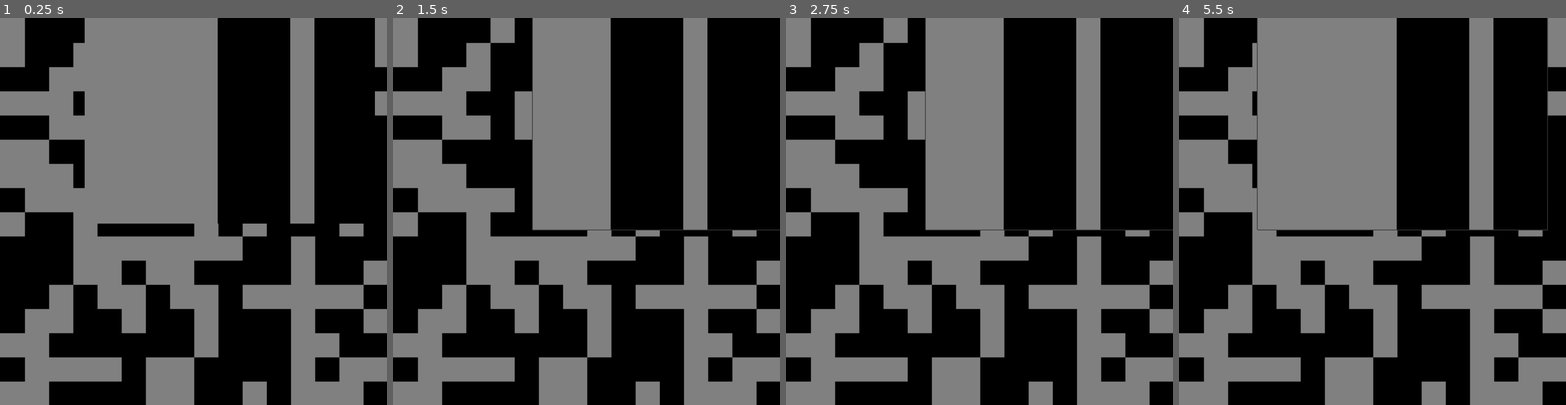
Above: before the commit, frames 1-4 (left to right).
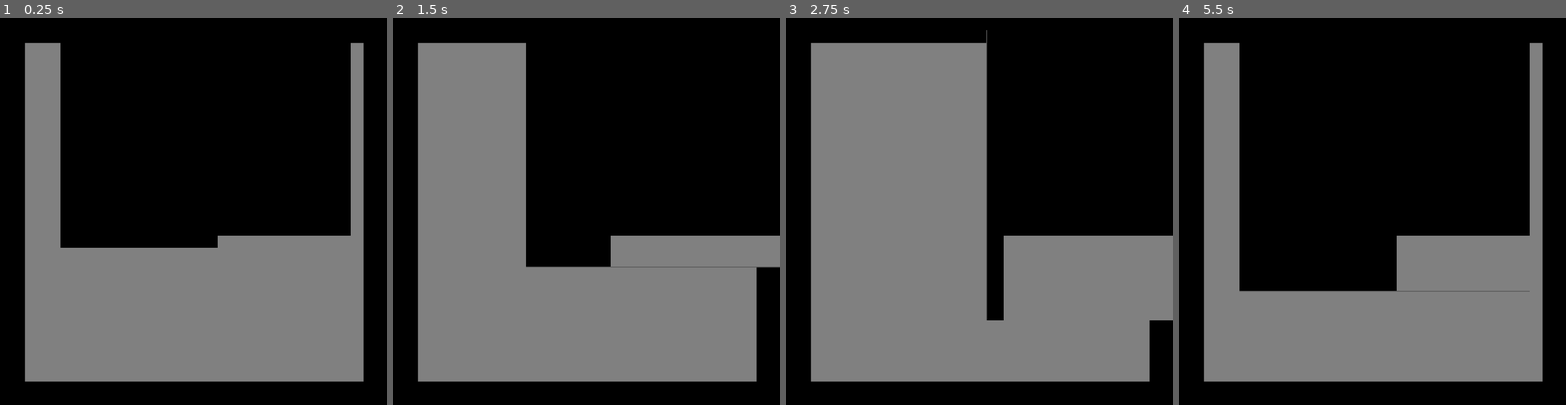
Above: after the commit, the same moments.

Repository: Bonfirium/maze_squeezer
Game: Godot game, scene res://scenes/player.tscn
Two runs of this game, one before a commit and one after it. Both use one fixed random seed, a clock stepped at 60 frames per second and the inputs below.
Inputs:
- Up to frame 1 (0.25 s): no input
- Up to frame 2 (1.5 s): tap Enter at 0.5 s; hold D 0.53-1.28 s; hold S from 1.28 s (still down)
- Up to frame 3 (2.75 s): release S at 2.03 s; hold D from 2.03 s (still down)
- Up to frame 4 (5.5 s): release D at 2.78 s; hold W 2.78-3.53 s; hold A 3.53-5.03 s; hold S from 5.03 s (still down)

The runs differ from the first frame. In frame 1, 54% of the frame differs, in the area x 0-100%, y 0-100%; in frame 2, 50%; in frame 3, 42%; in frame 4, 58%.

Commit message:
Rounded walls

Diff:
--- a/scripts/Game.gd
+++ b/scripts/Game.gd
@@ -1,17 +1,29 @@
 extends Node
-
 export (int) var width = 16
 export (int) var height = 16
 var matrix = []
 var player
-
-func _ready():
+func save_matrix(temp_matrix):
+	var result = []
 	for y in range(height):
 		var column = []
 		column.resize(width)
 		for x in range(width):
-			column[x] = [false, true][randi() % 2]
-		matrix.append(column)
+			column[x] = temp_matrix[y][x] == 3
+		result.append(column)
+	return result
+func generate_maze():
+	var temp_matrix = []
+	var pre_size = Vector2(width - 1, height - 1)
+	for y in range(height):
+		var column = []
+		column.resize(width)
+		for x in range(width): column[x] = 0 if y > 0 and y < pre_size.y and x > 0 and x < pre_size.x else 3
+		temp_matrix.append(column)
+	return save_matrix(temp_matrix)
+func _ready():
+	matrix = generate_maze()
+	print(matrix)
 	player = $Player
 	player.position = Vector2(randi() % width + 0.5, randi() % height + 0.5) * 64
 	player.matrix = matrix
